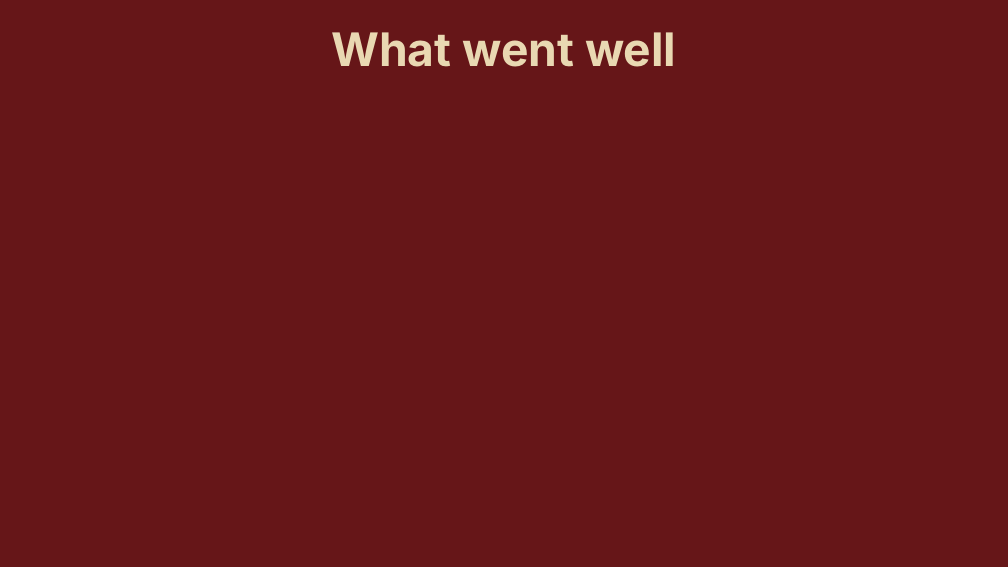
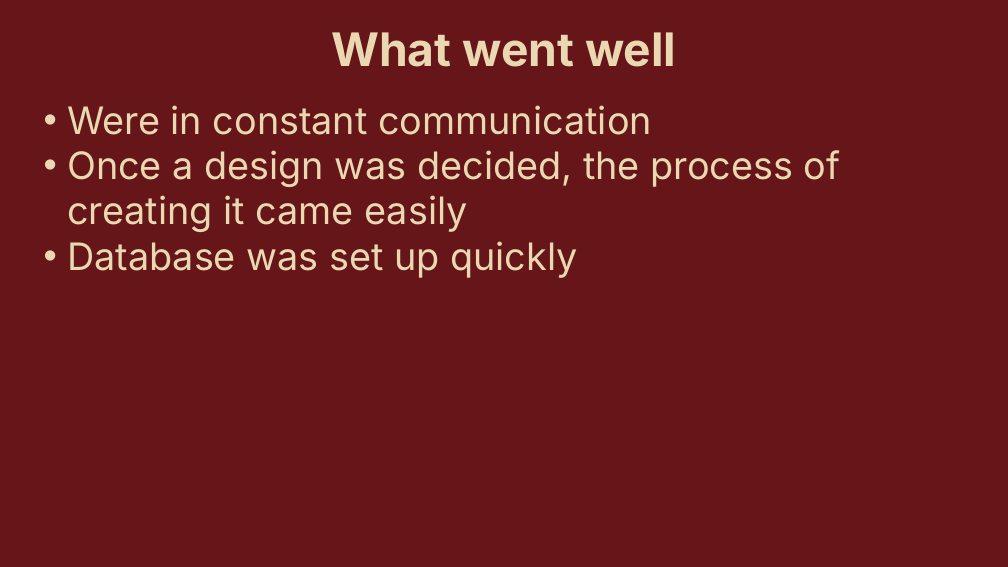
Before and after one commit to matt11matthew/ContactManager, a slide deck: slide 4 of Presentation/Contact Manager Presentation.pptx. Drawn at 1008x567 pixels with LibreOffice and Linux fonts; fonts in the diff are those of the drawing. Boxes give left, top, right and bottom in pixels: in the first picture for what was removed or moved away, otherwise in the second. Text is boxed around its words. In the diff, an @@ line names an element or a change of style, - is before the commit and + after.

```diff
--- a/Presentation/Contact Manager Presentation.pptx
+++ b/Presentation/Contact Manager Presentation.pptx
@@ text added at [67, 105, 841, 278], 36 pt, text #E9D8B2 @@
+• Were in constant communication
+• Once a design was decided, the process of creating it came easily
+• Database was set up quickly
```
Also in this commit, not shown: 5 other slides changed, 1 slide added.
